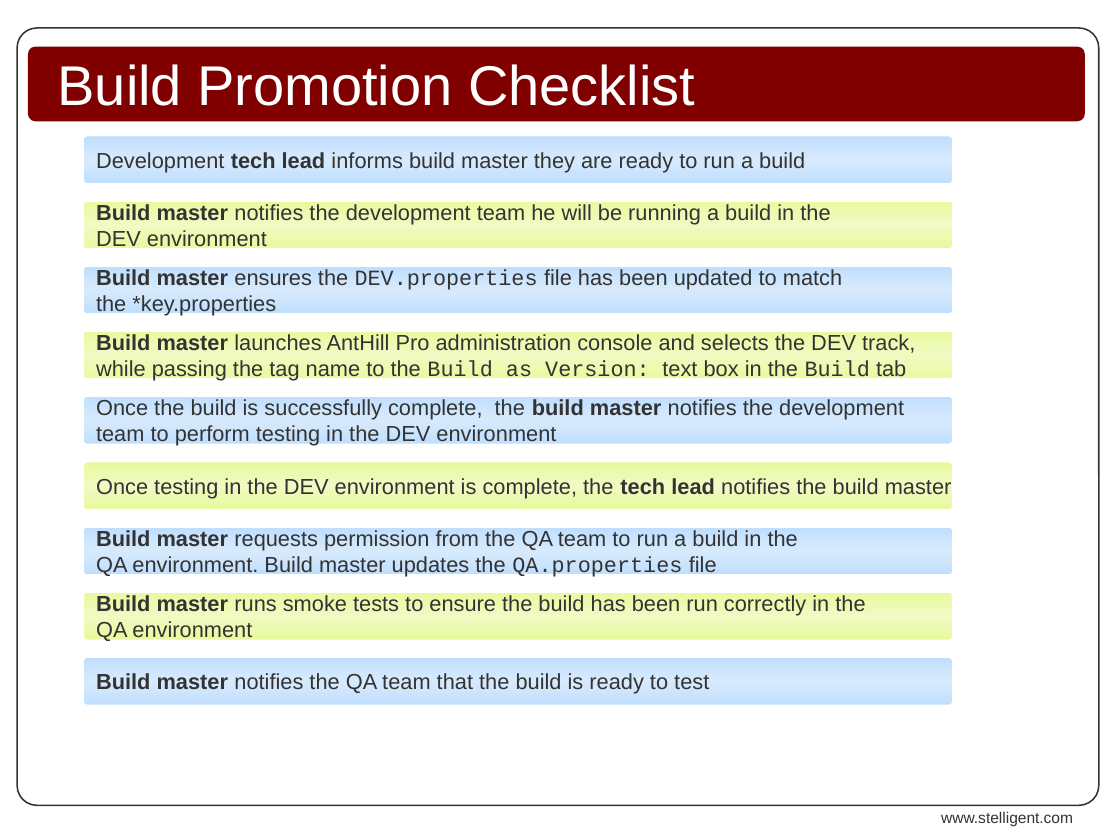
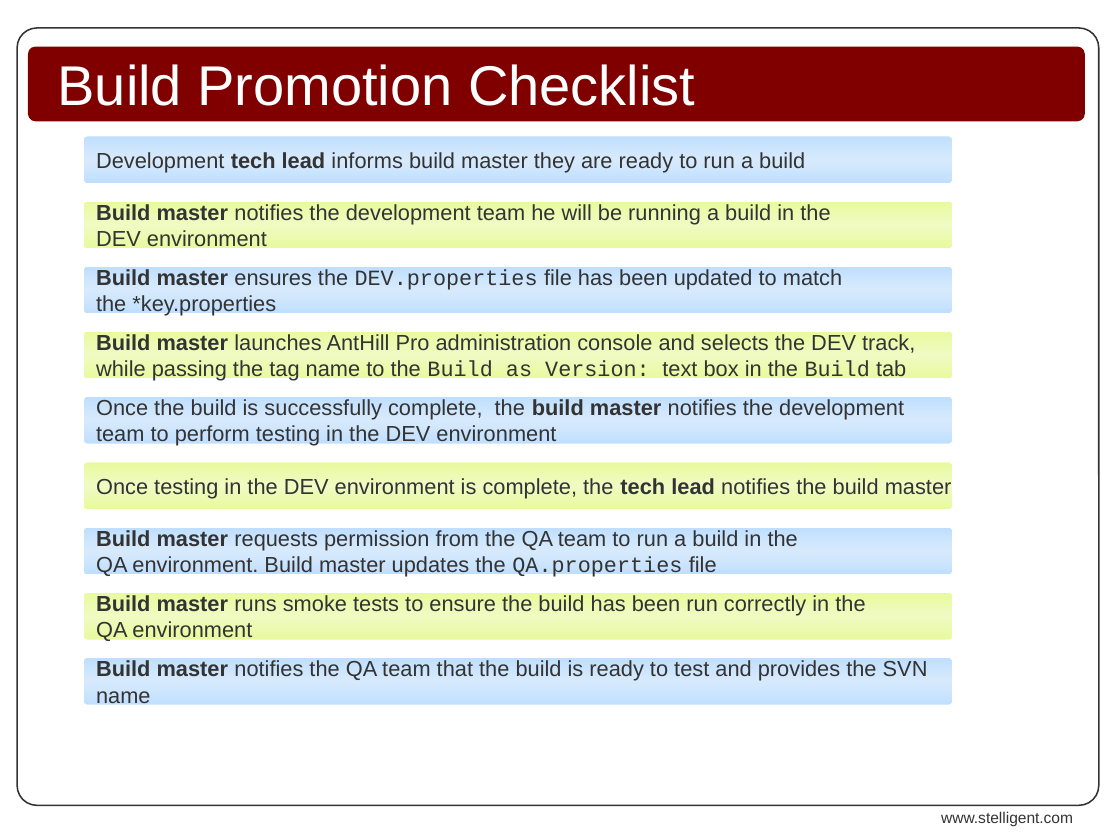
Before and after one commit to NCIP/caarray-docs, a slide deck: slide 1 of deployment/auto-remote-deploy/build-promotion-checklist-original.ppt. Drawn at 1120x840 pixels with LibreOffice and Linux fonts; fonts in the diff are those of the drawing; background and template pictures are left out. Boxes give left, top, right and bottom in pixels: in the first picture for what was removed or moved away, otherwise in the second. Text is boxed around its words. In the diff, an @@ line names an element or a change of style, - is before the commit and + after.

```diff
--- a/deployment/auto-remote-deploy/build-promotion-checklist-original.ppt
+++ b/deployment/auto-remote-deploy/build-promotion-checklist-original.ppt
@@ text in rounded rectangle at bbox=[96, 660, 928, 707]: text changed @@
-Build master notifies the QA team that the build is ready to test
+Build master notifies the QA team that the build is ready to test and provides the SVN
+name
```
Also in this commit, not shown: 2 other files.
